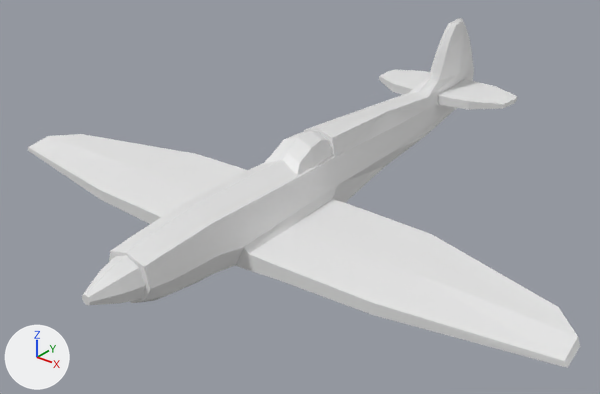
One commit to the Blender file S4UVMapping.blend: the scene before it, then after it.
Camera for both pictures: a camera (50 mm lens) standing at (2.47, -3.44, 1.83) and looking at (-0.03, -0.32, -0.1). Every picture has the same lights, and +X, +Y and +Z are marked at lower left. Materials are left out; every surface is plain grey.
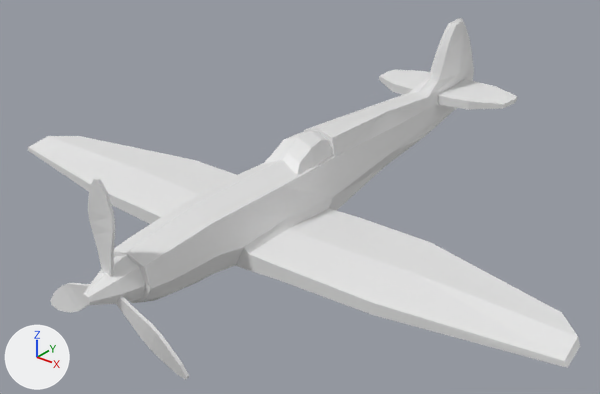
Where the newer file only moved an object's origin or applied its transform, the numbers keep the older frame.

Edits to the scene script, one JSON object a line:
```json
{"block": "me_cube_001", "where": "# used by ob_cube_001; location = (0.0, -0.433, -0.029); scale = (0.168, 0.268, 0.201)"}
{"op": "remove", "block": "me_cube_001", "code": "me_cube_001.from_pydata(...)  # 132 vertices, 114 faces; spans x 0.0..9.98, y -4.06..7.07, z -1.02..2.95"}
{"op": "add", "block": "me_cube_001", "code": "me_cube_001.from_pydata(...)  # 230 vertices, 228 faces; spans x -9.98..9.98, y -4.06..7.07, z -1.02..2.95"}
{"block": "me_cube_001", "change": "me_cube_001 part 1"}
{"block": "me_cube_001", "change": "6 vertices move from x 0.8..9.01, y -0.56..0.85, z -0.19..0.0 to x 0.74..9.13, y -0.59..0.75, z -0.44..-0.07"}
{"block": "me_cube_001", "change": "98 vertices are added at x -9.98..-0.07, y -4.06..7.07, z -0.92..2.85"}
{"block": "me_cube_001", "change": "114 new faces join them"}
{"op": "remove", "block": "ob_cube_001", "code": "_m = ob_cube_001.modifiers.new('Mirror', 'MIRROR')"}
{"op": "remove", "block": "ob_cube_001", "code": "_m.use_clip = True"}
{"op": "remove", "block": "ob_plane", "code": "ob_plane.hide_set(True)"}
{"op": "remove", "block": "ob_plane_001", "code": "ob_plane_001.hide_set(True)"}
{"op": "remove", "block": "ob_plane_002", "code": "ob_plane_002.hide_set(True)"}
```

Where the change shows, as pixel boxes (x1, y1, x2, y2) in the pictures (600 x 394 px):
```json
{"object": "Cube.001", "change": "reshaped, modifiers changed", "before": [28, 18, 580, 368], "after": [28, 18, 580, 368]}
{"object": "Plane", "change": "shown", "after": [88, 178, 115, 277]}
{"object": "Plane.001", "change": "shown", "after": [116, 297, 189, 380]}
{"object": "Plane.002", "change": "shown", "after": [50, 283, 90, 313]}
{"part": 1, "of": "me_cube_001", "change": "built on", "before": [49, 128, 577, 336], "after": [28, 22, 577, 336]}
```
